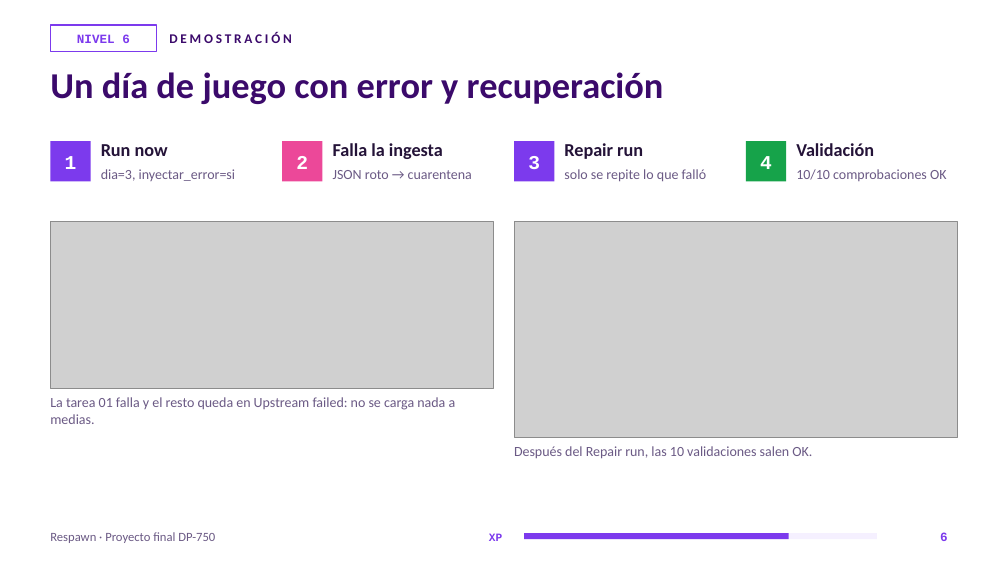
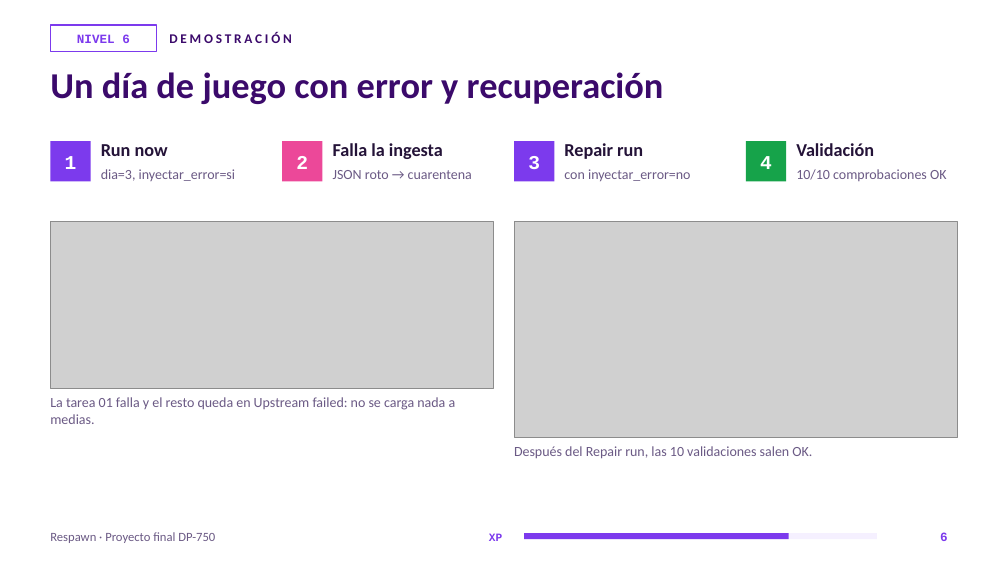
Before and after one commit to noeliaseguraherrero/respawn-dp750, a slide deck: slide 6 of presentation/respawn_dp750.pptx. Drawn at 1008x567 pixels with LibreOffice and Linux fonts; fonts in the diff are those of the drawing; grey boxes stand for pictures. Boxes give left, top, right and bottom in pixels: in the first picture for what was removed or moved away, otherwise in the second. Text is boxed around its words. In the diff, an @@ line names an element or a change of style, - is before the commit and + after.

```diff
--- a/presentation/respawn_dp750.pptx
+++ b/presentation/respawn_dp750.pptx
@@ text at (564,169,691,181): text changed @@
-solo se repite lo que falló
+con inyectar_error=no
```
Also in this commit, not shown: 22 other files.
